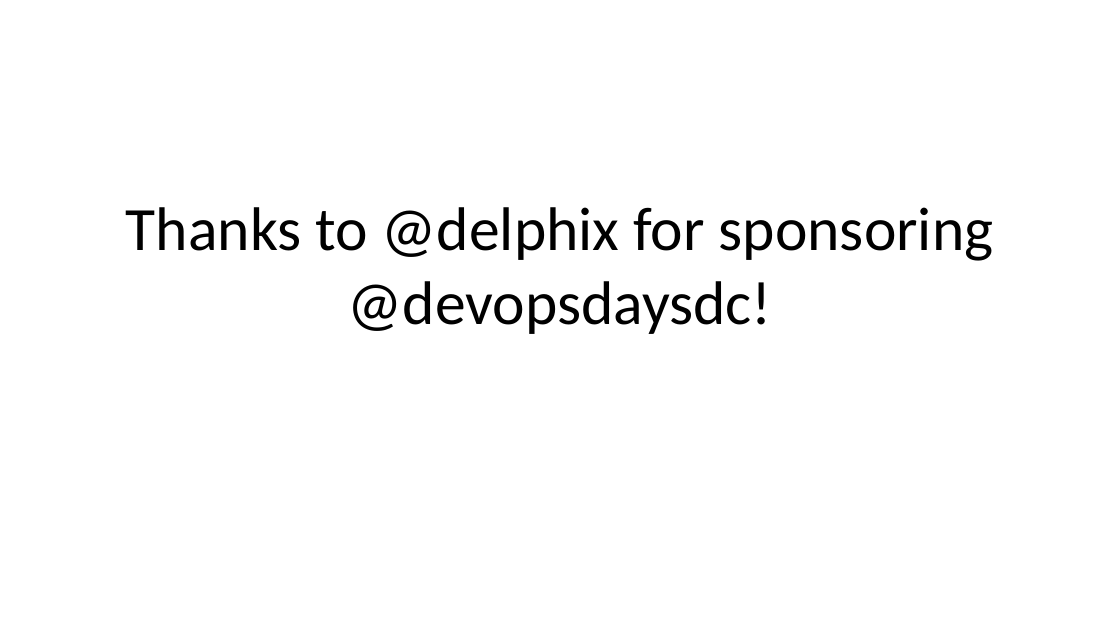
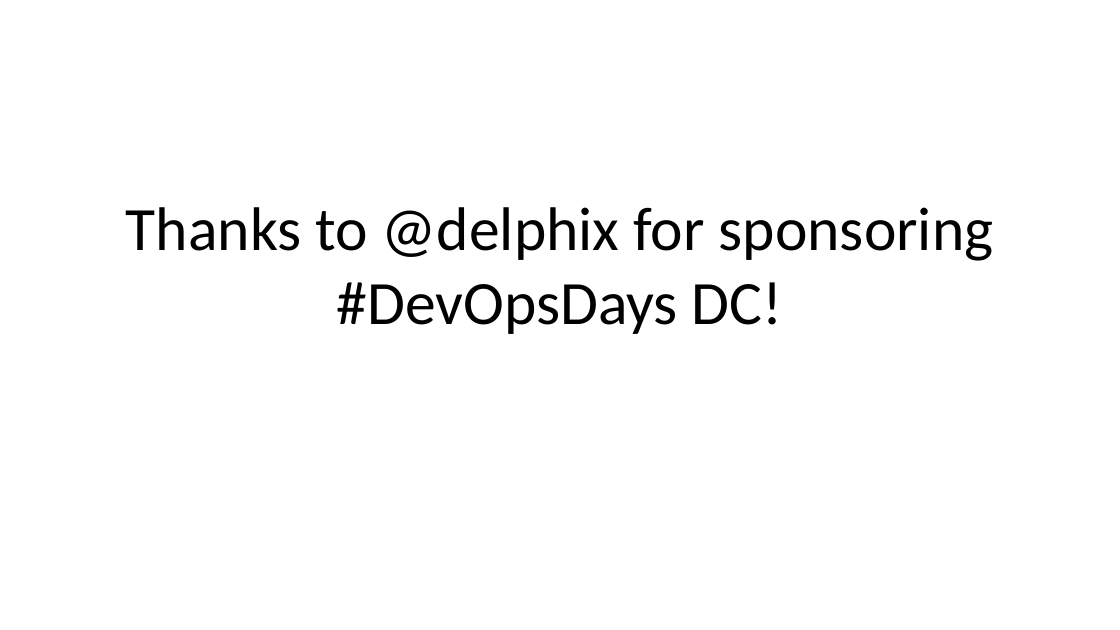
Before and after one commit to DevOpsDaysDC/planning, a slide deck: slide 30 of sponsor_pitches.pptx (slide 26 before the commit). Drawn at 1120x630 pixels with LibreOffice and Linux fonts; fonts in the diff are those of the drawing; background and template pictures are left out. Boxes give left, top, right and bottom in pixels: in the first picture for what was removed or moved away, otherwise in the second. Text is boxed around its words. In the diff, an @@ line names an element or a change of style, - is before the commit and + after.

```diff
--- a/sponsor_pitches.pptx
+++ b/sponsor_pitches.pptx
@@ title at [126, 207, 994, 334]: text changed @@
-Thanks to @delphix for sponsoring @devopsdaysdc!
+Thanks to @delphix for sponsoring #DevOpsDays DC!
```
Also in this commit, not shown: 14 other slides changed, 5 slides added, 3 other files.
